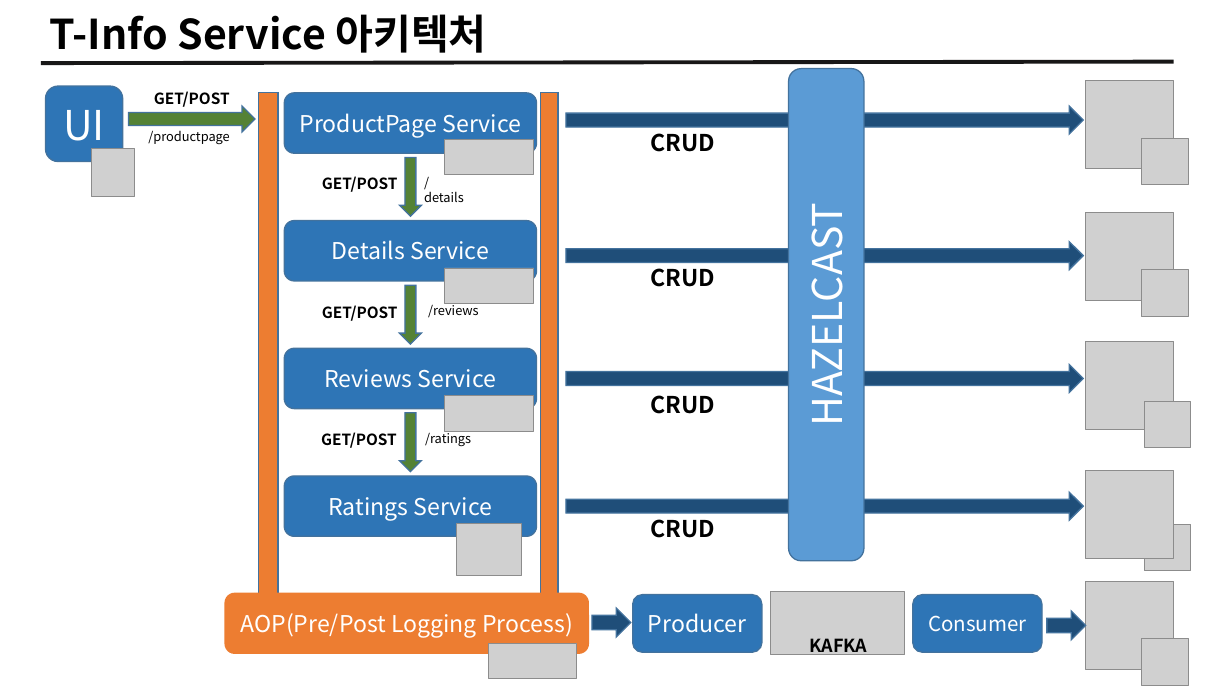
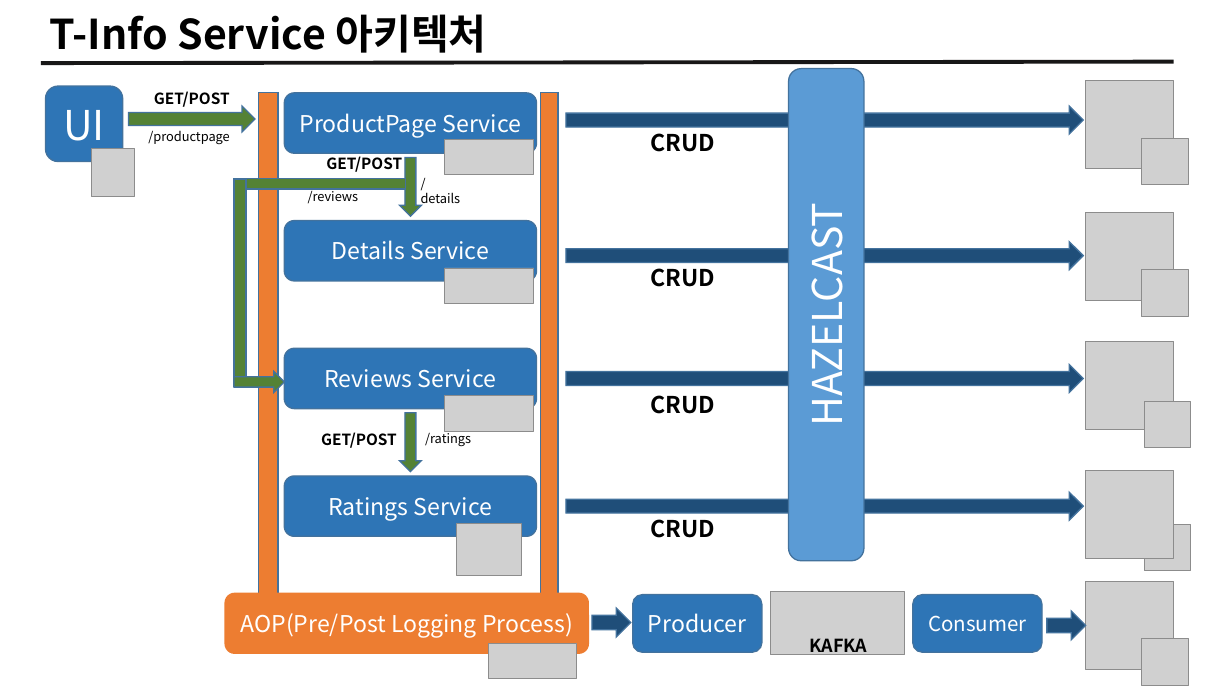
Before and after one commit to HF-ADMIN/demo_project_doc, a slide deck: slide 1 of T info/[T Info] Service 구성도.pptx. Drawn at 1232x693 pixels with LibreOffice and Linux fonts; fonts in the diff are those of the drawing; grey boxes stand for pictures. Boxes give left, top, right and bottom in pixels: in the first picture for what was removed or moved away, otherwise in the second. Text is boxed around its words. In the diff, an @@ line names an element or a change of style, - is before the commit and + after.

```diff
--- a/T info/[T Info] Service 구성도.pptx
+++ b/T info/[T Info] Service 구성도.pptx
@@ rectangle added at (234, 178, 405, 189), fill #548235, outline #43739E 1 pt @@
@@ rectangle added at (234, 179, 246, 386), fill #548235, outline #43739E 1 pt @@
@@ text "GET/POST": place and size @@
-text "GET/POST" at (322, 176, 398, 192)
+text "GET/POST" at (326, 156, 402, 172)
@@ text "/details" rewrapped from (424, 189, 464, 202) to (421, 190, 461, 207) @@
@@ text "/reviews": place and size @@
-text "/reviews" at (428, 302, 479, 318)
+text "/reviews" at (308, 188, 359, 204)
@@ down arrow removed at (399, 286, 421, 345) @@
@@ text removed at (322, 305, 398, 321) @@
-GET/POST
@@ right arrow added at (234, 372, 284, 393), fill #548235, outline #43739E 1 pt @@
```
Also in this commit, not shown: 1 other file.
